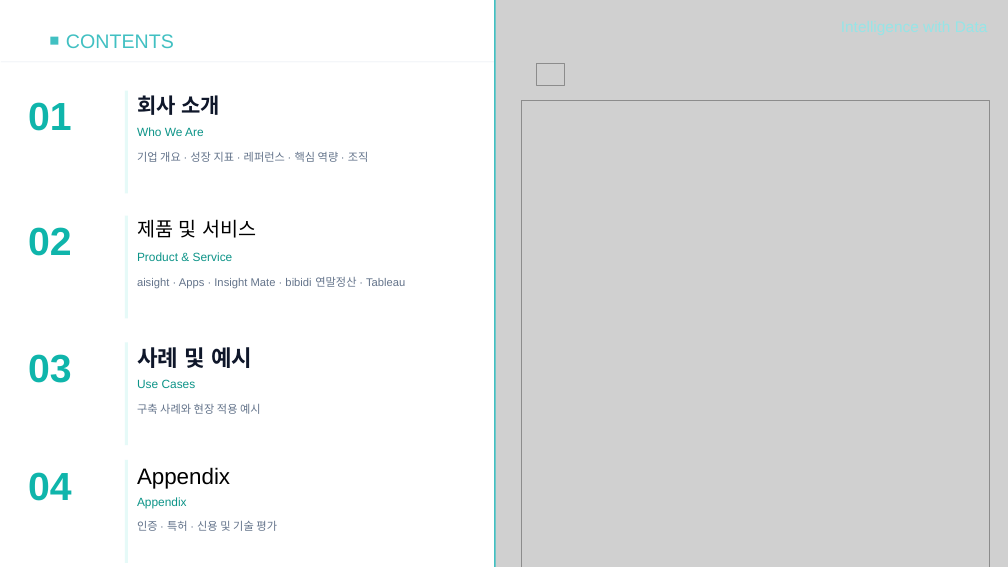
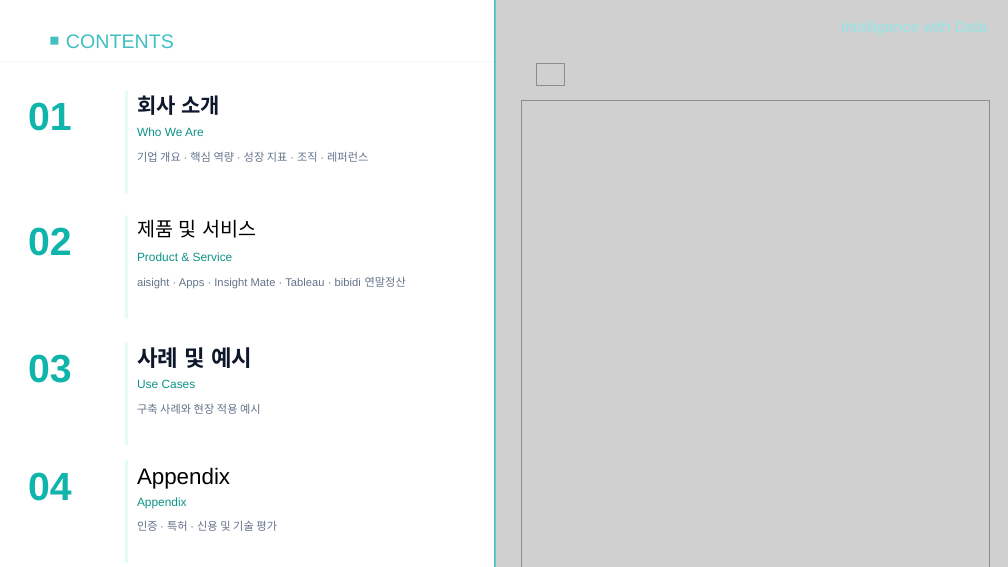
Before and after one commit to sellect-team/doc, a slide deck: slide 2 of docs/company/_source/company-intro-2026.pptx. Drawn at 1008x567 pixels with LibreOffice and Linux fonts; fonts in the diff are those of the drawing; grey boxes stand for pictures. Boxes give left, top, right and bottom in pixels: in the first picture for what was removed or moved away, otherwise in the second. Text is boxed around its words. In the diff, an @@ line names an element or a change of style, - is before the commit and + after.

```diff
--- a/docs/company/_source/company-intro-2026.pptx
+++ b/docs/company/_source/company-intro-2026.pptx
@@ text at (137,152,368,162): text changed @@
-기업 개요 · 성장 지표 · 레퍼런스 · 핵심 역량 · 조직
+기업 개요 · 핵심 역량 · 성장 지표 · 조직 · 레퍼런스
@@ text at (137,277,406,288): text changed @@
-aisight · Apps · Insight Mate · bibidi 연말정산 · Tableau
+aisight · Apps · Insight Mate · Tableau · bibidi 연말정산
```
Also in this commit, not shown: 9 other slides changed, 21 other files.
